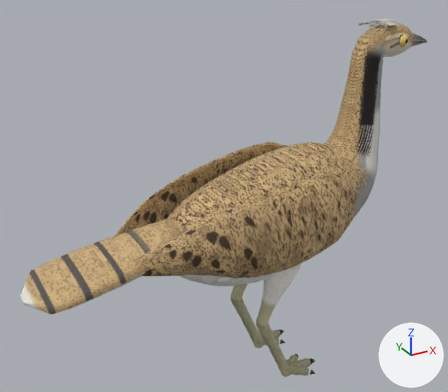
Before and after pictures for a commit that changed the glTF model assets_src/birds/houbara_alert.glb.
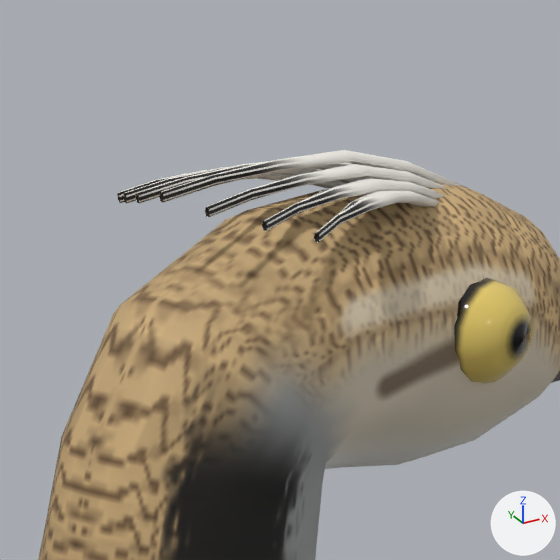
The first picture shows the older version from a camera (50 mm lens) standing at (-0.382, -0.565, 0.537) and looking at (-0.059, 0.022, 0.243). The close-ups show the older and then the newer version on the part from 77% to 92% of the width and 0% to 17% of the height of that picture. Only the edits that show in the close-ups are written down. Arrows for +X, +Y and +Z are at lower right; the lights stay in place. Where no turn or scale is listed for an object, it has been applied to the vertices. Vertices at exactly the same position are counted once.

Objects in the first close-up: 'houbara_body'.
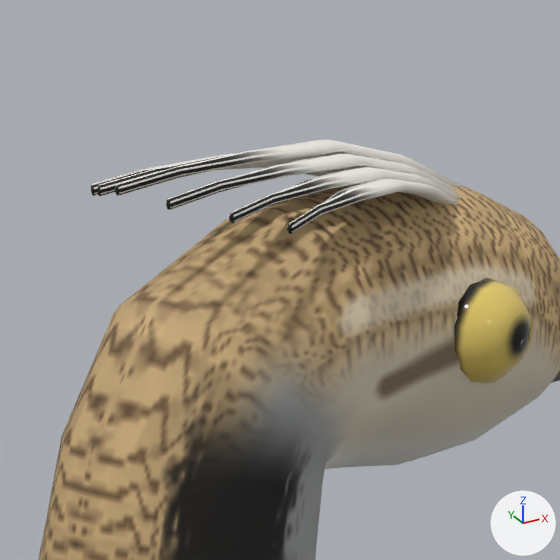
Location of each change, (x1, y1, x2, y2) in pixels of the close-ups (560 x 560 px; the box of a moved part takes in the faces that stretch with it):
```json
{"object": "houbara_body", "change": "reshaped", "before": [38, 150, 560, 560], "after": [38, 140, 560, 560]}
{"part": 1, "of": "me_houbara_body", "change": "moved or reshaped", "before": [160, 150, 463, 203], "after": [115, 140, 465, 196]}
{"part": 2, "of": "me_houbara_body", "change": "moved or reshaped", "before": [136, 161, 356, 204], "after": [97, 153, 337, 196]}
{"part": 3, "of": "me_houbara_body", "change": "moved or reshaped", "before": [205, 164, 447, 218], "after": [166, 154, 459, 210]}
{"part": 4, "of": "me_houbara_body", "change": "moved or reshaped", "before": [123, 166, 371, 204], "after": [91, 158, 357, 196]}
{"part": 5, "of": "me_houbara_body", "change": "moved or reshaped", "before": [262, 179, 445, 232], "after": [229, 167, 462, 224]}
{"part": 6, "of": "me_houbara_body", "change": "moved or reshaped", "before": [117, 170, 347, 203], "after": [90, 161, 335, 187]}
{"part": 7, "of": "me_houbara_body", "change": "moved or reshaped", "before": [314, 191, 439, 243], "after": [287, 179, 458, 234]}
```

Scene script edits in JSON lines:
```json
{"block": "me_houbara_body", "where": "# used by ob_houbara_body; location = (0.0, 0.0, 0.0)"}
{"op": "remove", "block": "me_houbara_body", "code": "me_houbara_body.from_pydata(...)  # 2776 vertices, 5428 faces; spans x -0.304..0.217, y -0.084..0.084, z -0.003..0.434"}
{"op": "add", "block": "me_houbara_body", "code": "me_houbara_body.from_pydata(...)  # 2776 vertices, 5428 faces; spans x -0.304..0.217, y -0.084..0.084, z -0.003..0.436"}
{"block": "me_houbara_body", "change": "me_houbara_body part 1: the loose piece of 38 vertices spanning x 0.113..0.168, y -0.002..0.002, z 0.427..0.434 is scaled about its middle by (1.15, 1.27, 1.22), then moved by (-0.004, 0.0, 0.001)"}
{"block": "me_houbara_body", "change": "me_houbara_body part 2: the loose piece of 38 vertices spanning x 0.115..0.164, y 0.001..0.008, z 0.427..0.433 is scaled about its middle by (1.16, 1.09, 1.25), then moved by (-0.003, 0.0, 0.001)"}
{"block": "me_houbara_body", "change": "me_houbara_body part 3: the loose piece of 38 vertices spanning x 0.115..0.164, y -0.008..-0.001, z 0.427..0.433 is scaled about its middle by (1.16, 1.09, 1.25), then moved by (-0.003, 0.0, 0.001)"}
{"block": "me_houbara_body", "change": "me_houbara_body part 4: the loose piece of 38 vertices spanning x 0.119..0.16, y 0.004..0.015, z 0.427..0.432 is scaled about its middle by (1.2, 1.03, 1.24), then moved by (-0.002, 0.0, 0.001)"}
{"block": "me_houbara_body", "change": "me_houbara_body part 5: the loose piece of 38 vertices spanning x 0.119..0.16, y -0.015..-0.004, z 0.427..0.432 is scaled about its middle by (1.2, 1.03, 1.24), then moved by (-0.002, 0.0, 0.001)"}
{"block": "me_houbara_body", "change": "me_houbara_body part 6: the loose piece of 38 vertices spanning x 0.123..0.156, y 0.006..0.021, z 0.426..0.431 is scaled about its middle by (1.24, 1.02, 1.19), then moved by (-0.001, 0.0, 0.001)"}
{"block": "me_houbara_body", "change": "me_houbara_body part 7: the loose piece of 38 vertices spanning x 0.123..0.156, y -0.021..-0.006, z 0.426..0.431 is scaled about its middle by (1.24, 1.02, 1.19), then moved by (-0.001, 0.0, 0.001)"}
```
